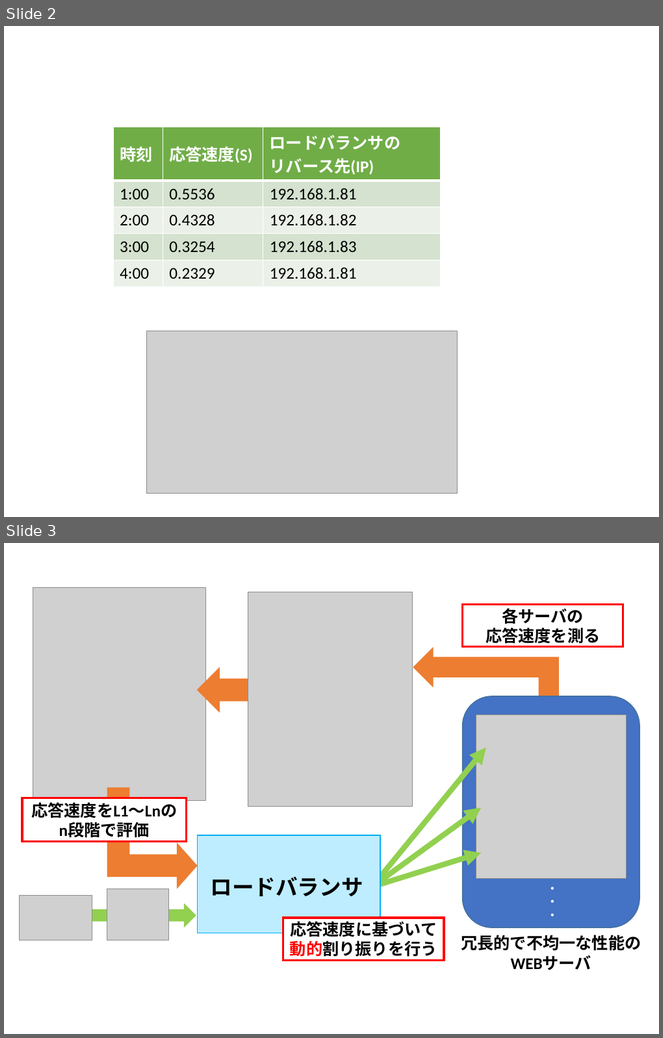
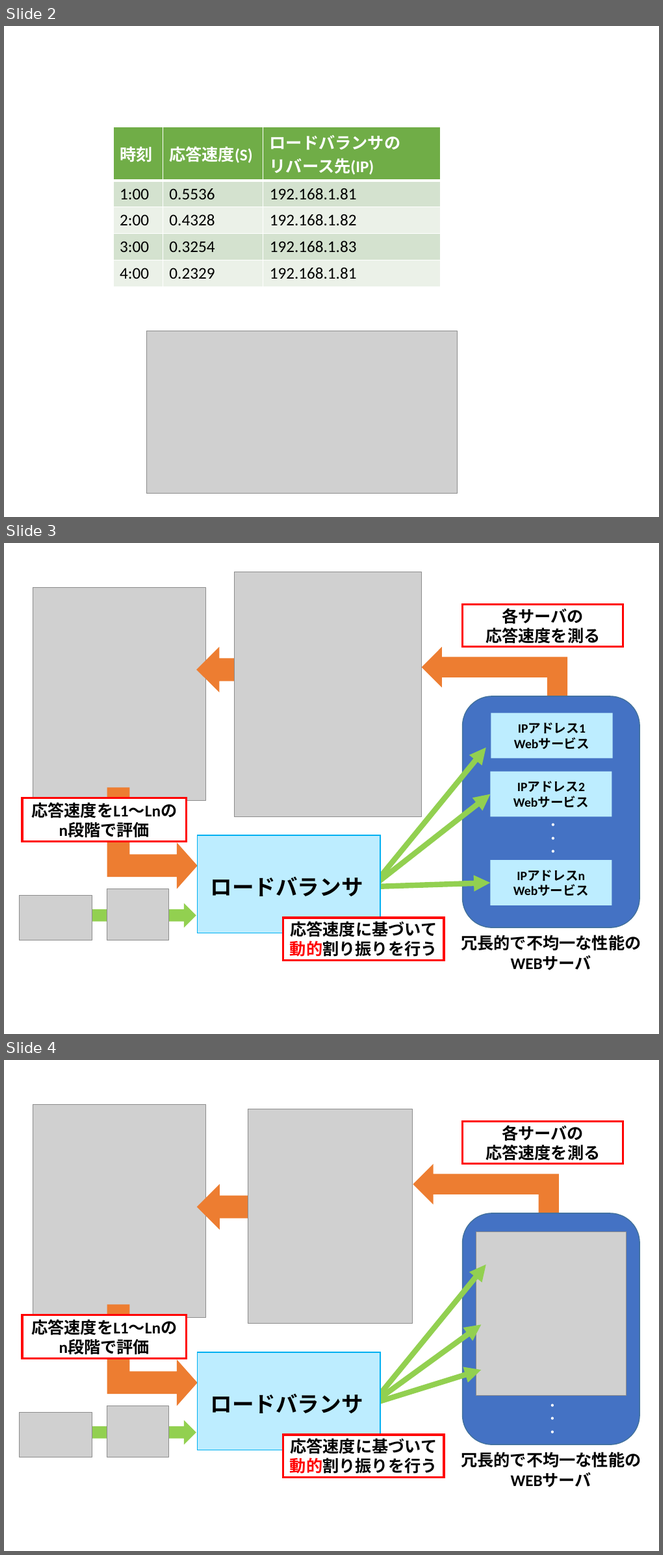
Before and after one commit to kait-takanolab/1821086_matsuo_thesis, a slide deck: meeting/1821086_matsuo_Chart.pptx. Shown one above the other, each under a label of ours: slides 2 and 3 before the commit, slides 2, 3 and 4 after it. The pictures are 663x1038 and 663x1555 pixels, drawn with LibreOffice and Linux fonts; fonts in the diff are those of the drawing; grey boxes stand for pictures. Boxes give left, top, right and bottom in pixels: in the first picture for what was removed or moved away, otherwise in the second. Text is boxed around its words. In the diff, an @@ line names an element or a change of style, - is before the commit and + after.

```diff
--- a/meeting/1821086_matsuo_Chart.pptx
+++ b/meeting/1821086_matsuo_Chart.pptx
@@ slide 3 added at bbox=[4, 543, 659, 1034], background #FFFFFF @@
@@ picture added at bbox=[235, 572, 422, 817] @@
@@ picture added at bbox=[33, 588, 206, 801] @@
@@ rectangle added at bbox=[463, 605, 623, 647], fill #FFFFFF, outline #FF0000 2.25 pt, 18 pt, text #000000, bold @@
+各サーバの
+応答速度を測る
@@ right arrow added at bbox=[196, 647, 252, 693], fill #ED7D31 @@
@@ bent up arrow added at bbox=[422, 647, 568, 728], fill #ED7D31 @@
@@ rounded rectangle added at bbox=[463, 696, 640, 928], fill #4472C4, outline #41719C 1 pt @@
@@ rectangle added at bbox=[492, 713, 613, 759], fill #BDEDFF, 14 pt, text #000000, bold @@
+IPアドレス1
+Webサービス
@@ arrow added from (372, 887) to (486, 747), #92D050 6 pt @@
@@ rectangle added at bbox=[490, 772, 612, 817], fill #BDEDFF, 14 pt, text #000000, bold @@
+IPアドレス2
+Webサービス
@@ bent up arrow added at bbox=[107, 787, 198, 889], fill #ED7D31 @@
@@ arrow added from (372, 887) to (490, 795), #92D050 6 pt @@
@@ rectangle added at bbox=[22, 798, 187, 842], fill #FFFFFF, outline #FF0000 2.25 pt, 18 pt, text #000000, bold @@
+応答速度をL1～Lnのn段階で評価
@@ text added at bbox=[548, 823, 559, 853], 12 pt, text #FFFFFF, bold @@
+・
+・
+・
@@ rectangle added at bbox=[197, 835, 380, 934], fill #BDEDFF, outline #01B0F1 1 pt @@
@@ rectangle added at bbox=[490, 860, 612, 905], fill #BDEDFF, 14 pt, text #000000, bold @@
+IPアドレスn
+Webサービス
@@ picture added at bbox=[107, 889, 168, 940] @@
@@ text added at bbox=[210, 877, 363, 897], 24 pt, text #000000, bold @@
+ロードバランサ
@@ arrow added from (372, 887) to (490, 883), #92D050 6 pt @@
@@ picture added at bbox=[19, 895, 92, 940] @@
@@ right arrow added at bbox=[76, 903, 196, 928], fill #92D050 @@
@@ rectangle added at bbox=[283, 918, 443, 960], fill #FFFFFF, outline #FF0000 2.25 pt, 18 pt, text #000000, bold @@
+応答速度に基づいて
+動的割り振りを行う
@@ text added at bbox=[461, 935, 641, 971], 18 pt, text #000000, bold @@
+冗長的で不均一な性能の
+WEBサーバ
@@ what was slide 3 is now slide 4 @@
```
Also in this commit, not shown: 2 other files.
